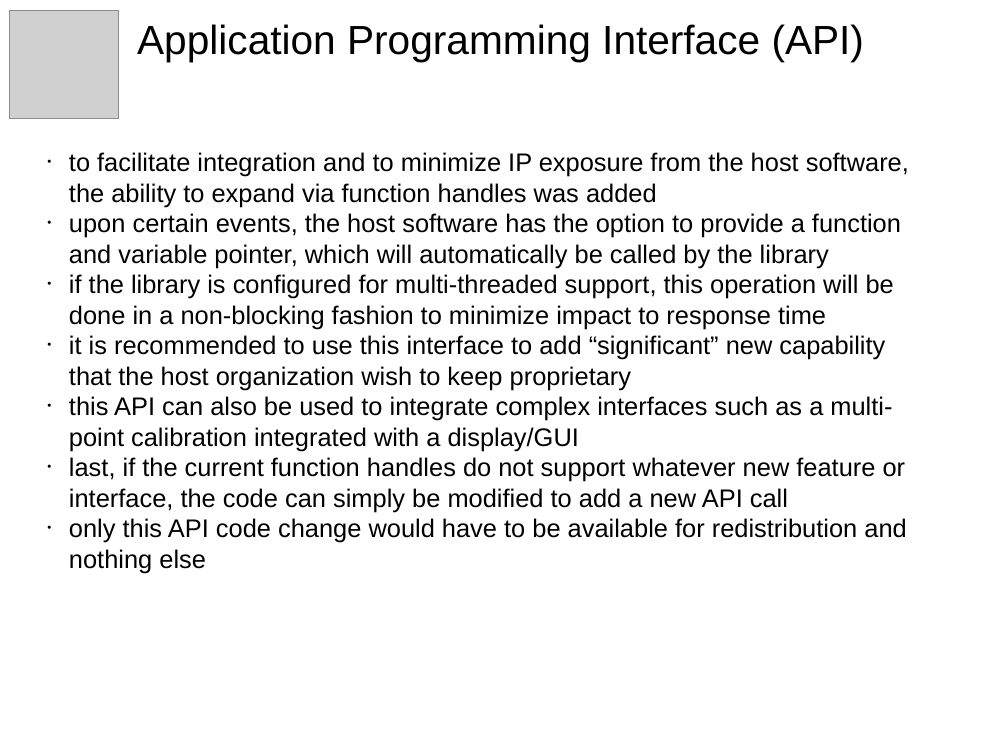
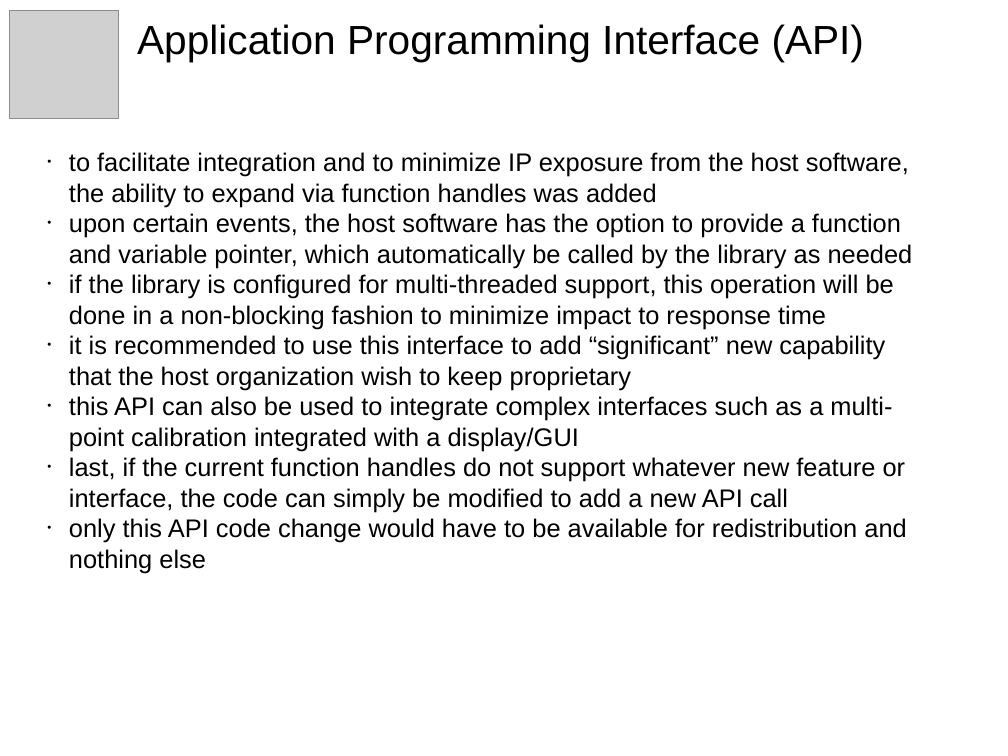
Before and after one commit to ssymeonidis/displayIMU, a slide deck: slide 4 of doc/IP_FAQ.odp. Drawn at 1008x756 pixels with LibreOffice and Linux fonts; fonts in the diff are those of the drawing; grey boxes stand for pictures. Boxes give left, top, right and bottom in pixels: in the first picture for what was removed or moved away, otherwise in the second. Text is boxed around its words. In the diff, an @@ line names an element or a change of style, - is before the commit and + after.

```diff
--- a/doc/IP_FAQ.odp
+++ b/doc/IP_FAQ.odp
@@ subtitle at <box>69,213,913,268</box>: text changed @@
-• upon certain events, the host software has the option to provide a function and variable pointer, which will automatically be called by the library
+• upon certain events, the host software has the option to provide a function and variable pointer, which automatically be called by the library as needed
```
Also in this commit, not shown: 1 other slide changed, 1 slide added, 1 other file.
